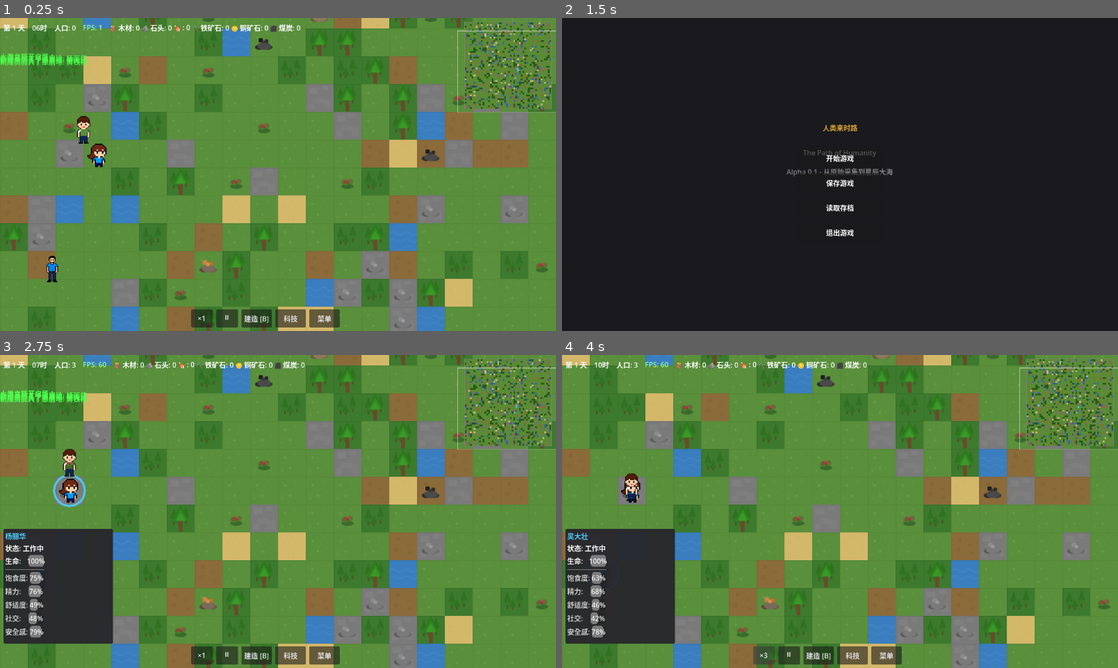
Above: before the commit, frames 1-4 (two rows, left to right).
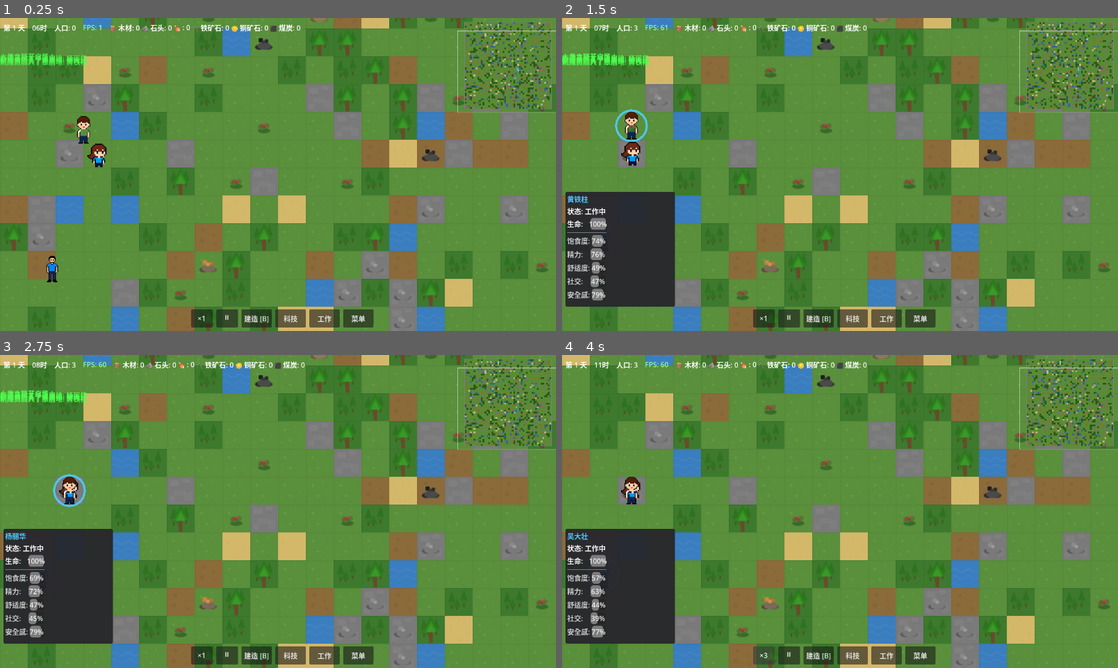
Above: after the commit, the same moments.

Repository: ZhanXuzhao/the-path-of-humanity
Game: Godot game, scene res://scenes/game.tscn
Two runs of this game, one before a commit and one after it. Both use one fixed random seed, a clock stepped at 60 frames per second and the inputs below.
Inputs (mouse positions are in pixels of both pictures, inside the frame that each line leads up to):
- Up to frame 1 (0.25 s): no input
- Up to frame 2 (1.5 s): click (884, 318) at 0.5 s, where only the run after the commit has a clickable "工作"; click (956, 55) at 1.25 s, where only the run after the commit has a clickable "✕"
- Up to frame 3 (2.75 s): click (278, 495) at 2 s, where only the run before the commit has a clickable "开始游戏"
- Up to frame 4 (4 s): click "×1" at 2.75 s; click "×2" at 3.5 s

The runs differ from the first frame. In frame 1, 0.4% of the frame differs, in the area x 57-68%, y 93-99%; in frame 2, 94%, in the area x 0-100%, y 0-100%; in frame 3, 0.7%; in frame 4, 0.6%.

Commit message:
新增角色工作优先级管理面板（RimWorld风格）
- WorkManager (Autoload): 管理9种工作类型的优先级配置
- 工作面板UI: 类似RimWorld的网格表格，点击循环切换优先级
- AI任务分配集成: 根据个人优先级动态分配任务
- 支持存档/读档保存工作优先级配置

Diff:
--- a/project.godot
+++ b/project.godot
@@ -28,6 +28,7 @@
 
 GameManager="*res://scripts/autoload/game_manager.gd"
 ItemDefinitions="*res://resources/item_definitions.gd"
+WorkManager="*res://scripts/autoload/work_manager.gd"
 
 [input]
 
--- a/scenes/game.tscn
+++ b/scenes/game.tscn
@@ -12,6 +12,7 @@
 [ext_resource type="Script" path="res://scripts/ui/tech_panel.gd" id="9_3h2wo"]
 [ext_resource type="PackedScene" path="res://scenes/main_menu.tscn" id="10_kae2"]
 [ext_resource type="Script" path="res://scripts/ui/minimap.gd" id="11_x8m9"]
+[ext_resource type="Script" path="res://scripts/ui/work_panel.gd" id="12_0k7l"]
 
 [sub_resource type="StyleBoxFlat" id="1"]
 content_margin_left = 8.0
@@ -132,6 +133,10 @@
 custom_minimum_size = Vector2(70, 40)
 text = "科技"
 
+[node name="WorkBtn" type="Button" parent="UI/HUD/BottomBar"]
+custom_minimum_size = Vector2(70, 40)
+text = "工作"
+
 [node name="MenuBtn" type="Button" parent="UI/HUD/BottomBar"]
 custom_minimum_size = Vector2(70, 40)
 text = "菜单"
@@ -354,6 +359,54 @@
 
 [node name="TechList" type="VBoxContainer" parent="UI/TechPanel/ScrollContainer"]
 
+[node name="WorkPanel" type="Panel" parent="UI"]
+visible = false
+script = ExtResource("12_0k7l")
+offset_left = 40.0
+offset_top = 60.0
+offset_right = 940.0
+offset_bottom = 660.0
+
+[node name="TitleBar" type="HBoxContainer" parent="UI/WorkPanel"]
+offset_left = 12.0
+offset_top = 8.0
+offset_right = 888.0
+offset_bottom = 36.0
+
+[node name="Title" type="Label" parent="UI/WorkPanel/TitleBar"]
+size_flags_horizontal = 3
+theme_override_constants/minimum_font_size = 18
+theme_override_colors/font_color = Color(0.3, 0.8, 1.0, 1)
+text = "工作优先级"
+
+[node name="CloseBtn" type="Button" parent="UI/WorkPanel/TitleBar"]
+custom_minimum_size = Vector2(30, 30)
+text = "✕"
+
+[node name="ScrollContainer" type="ScrollContainer" parent="UI/WorkPanel"]
+offset_left = 12.0
+offset_top = 44.0
+offset_right = 888.0
+offset_bottom = 580.0
+
+[node name="WorkGrid" type="GridContainer" parent="UI/WorkPanel/ScrollContainer"]
+columns = 10
+offset_left = 0.0
+offset_top = 0.0
+offset_right = 872.0
+offset_bottom = 400.0
+theme_override_constants/h_separation = 2
+theme_override_constants/v_separation = 2
+
+[node name="BottomBar" type="HBoxContainer" parent="UI/WorkPanel"]
+offset_left = 12.0
+offset_top = 588.0
+offset_right = 888.0
+offset_bottom = 620.0
+
+[node name="ResetAllBtn" type="Button" parent="UI/WorkPanel/BottomBar"]
+text = "全部重置为默认"
+
 [node name="Minimap" type="Control" parent="UI"]
 mouse_filter = 0
 script = ExtResource("11_x8m9")
--- /dev/null
+++ b/scenes/ui/work_panel.tscn
@@ -0,0 +1,75 @@
+[gd_scene format=3 uid="uid://dt1b7s52sjwyw"]
+
+[ext_resource type="Script" path="res://scripts/ui/work_panel.gd" id="1_x4c7"]
+
+[sub_resource type="StyleBoxFlat" id="1"]
+content_margin_left = 8.0
+content_margin_top = 8.0
+content_margin_right = 8.0
+content_margin_bottom = 8.0
+bg_color = Color(0.1, 0.1, 0.12, 0.95)
+corner_radius_top_left = 6
+corner_radius_top_right = 6
+corner_radius_bottom_right = 6
+corner_radius_bottom_left = 6
+
+[sub_resource type="StyleBoxFlat" id="2"]
+content_margin_left = 6.0
+content_margin_top = 6.0
+content_margin_right = 6.0
+content_margin_bottom = 6.0
+bg_color = Color(0.15, 0.15, 0.17, 0.95)
+corner_radius_top_left = 4
+corner_radius_top_right = 4
+corner_radius_bottom_right = 4
+corner_radius_bottom_left = 4
+
+[node name="WorkPanel" type="Panel"]
+visible = false
+anchors_preset = 0
+offset_left = 40.0
+offset_top = 60.0
+offset_right = 940.0
+offset_bottom = 660.0
+theme_override_styles/panel = SubResource(1)
+script = ExtResource("1_x4c7")
+
+[node name="TitleBar" type="HBoxContainer" parent="."]
+offset_left = 12.0
+offset_top = 8.0
+offset_right = 888.0
+offset_bottom = 36.0
+
+[node name="Title" type="Label" parent="TitleBar"]
+size_flags_horizontal = 3
+theme_override_constants/minimum_font_size = 18
+theme_override_colors/font_color = Color(0.3, 0.8, 1.0, 1)
+text = "工作优先级"
+
+[node name="CloseBtn" type="Button" parent="TitleBar"]
+custom_minimum_size = Vector2(30, 30)
+text = "✕"
+
+[node name="ScrollContainer" type="ScrollContainer" parent="."]
+offset_left = 12.0
+offset_top = 44.0
+offset_right = 888.0
+offset_bottom = 580.0
+
+[node name="WorkGrid" type="GridContainer" parent="ScrollContainer"]
+columns = 10
+offset_left = 0.0
+offset_top = 0.0
+offset_right = 872.0
+offset_bottom = 400.0
+theme_override_constants/h_separation = 2
+theme_override_constants/v_separation = 2
+
+[node name="BottomBar" type="HBoxContainer" parent="."]
+offset_left = 12.0
+offset_top = 588.0
+offset_right = 888.0
+offset_bottom = 620.0
+
+[node name="ResetAllBtn" type="Button" parent="BottomBar"]
+text = "全部重置为默认"
--- a/scripts/autoload/game_manager.gd
+++ b/scripts/autoload/game_manager.gd
@@ -253,6 +253,7 @@
 		"tech": game.tech_system.to_dict() if game.tech_system else {},
 		"crafting": game.crafting_system.to_dict() if game.crafting_system else {},
 		"settlers": _serialize_settlers(game.settlers),
+		"work_priorities": get_node_or_null("/root/WorkManager").to_dict() if get_node_or_null("/root/WorkManager") else {},
 	}
 
 	var file = FileAccess.open("user://savegame.dat", FileAccess.WRITE)
--- /dev/null
+++ b/scripts/autoload/work_manager.gd
@@ -0,0 +1,209 @@
+# 工作管理器 - Work Manager (Autoload)
+# 管理每个定居者的工作优先级配置，类似 RimWorld 的工作标签页
+extends Node
+
+signal work_priorities_changed(settler_id: String)
+
+# 工作类型定义
+enum WorkType {
+	MINING,         # 采矿
+	WOODCUTTING,    # 伐木
+	CONSTRUCTION,   # 建造
+	CRAFTING,       # 制作
+	COOKING,        # 烹饪
+	FARMING,        # 农业
+	HAULING,        # 搬运
+	RESEARCH,       # 研究
+	COMBAT,         # 战斗
+}
+
+# 工作类型对应的中文名
+const WORK_TYPE_NAMES = {
+	WorkType.MINING: "采矿",
+	WorkType.WOODCUTTING: "伐木",
+	WorkType.CONSTRUCTION: "建造",
+	WorkType.CRAFTING: "制作",
+	WorkType.COOKING: "烹饪",
+	WorkType.FARMING: "农业",
+	WorkType.HAULING: "搬运",
+	WorkType.RESEARCH: "研究",
+	WorkType.COMBAT: "战斗",
+}
+
+# 工作类型对应的技能ID（用于查询定居者技能等级）
+const WORK_TYPE_SKILLS = {
+	WorkType.MINING: "mining",
+	WorkType.WOODCUTTING: "woodcutting",
+	WorkType.CONSTRUCTION: "construction",
+	WorkType.CRAFTING: "crafting",
+	WorkType.COOKING: "cooking",
+	WorkType.FARMING: "farming",
+	WorkType.HAULING: "",
+	WorkType.RESEARCH: "research",
+	WorkType.COMBAT: "combat",
+}
+
+# 工作类型对应的任务类型
+const WORK_TYPE_TASKS = {
+	WorkType.MINING: "HARVEST",
+	WorkType.WOODCUTTING: "HARVEST",
+	WorkType.CONSTRUCTION: "CONSTRUCT",
+	WorkType.CRAFTING: "CRAFT",
+	WorkType.COOKING: "CRAFT",
+	WorkType.FARMING: "HARVEST",
+	WorkType.HAULING: "STORE",
+	WorkType.RESEARCH: "RESEARCH",
+	WorkType.COMBAT: "COMBAT",
+}
+
+# 资源类型到工作类型的映射（用于采集任务）
+const RESOURCE_TO_WORK = {
+	"TREE": WorkType.WOODCUTTING,
+	"STONE_DEPOSIT": WorkType.MINING,
+	"IRON_DEPOSIT": WorkType.MINING,
+	"COPPER_DEPOSIT": WorkType.MINING,
+	"COAL_DEPOSIT": WorkType.MINING,
+	"BERRY_BUSH": WorkType.FARMING,
+}
+
+# 工作类型列表（用于遍历）
+const ALL_WORK_TYPES = [
+	WorkType.MINING,
+	WorkType.WOODCUTTING,
+	WorkType.CONSTRUCTION,
+	WorkType.CRAFTING,
+	WorkType.COOKING,
+	WorkType.FARMING,
+	WorkType.HAULING,
+	WorkType.RESEARCH,
+	WorkType.COMBAT,
+]
+
+# 优先级：0=不做, 1=最高, 2=高, 3=中, 4=低
+# 每个定居者的工作优先级: settler_id -> { WorkType: priority }
+var _priorities: Dictionary = {}
+
+# 默认优先级（所有新定居者使用此配置）
+var default_priorities: Dictionary = {}
+
+func _ready():
+	_init_default_priorities()
+
+func _init_default_priorities():
+	default_priorities = {
+		WorkType.MINING: 3,
+		WorkType.WOODCUTTING: 2,
+		WorkType.CONSTRUCTION: 1,
+		WorkType.CRAFTING: 2,
+		WorkType.COOKING: 3,
+		WorkType.FARMING: 3,
+		WorkType.HAULING: 4,
+		WorkType.RESEARCH: 2,
+		WorkType.COMBAT: 4,
+	}
+
+# -------- 优先级管理 --------
+
+func get_priority(settler_id: String, work_type: int) -> int:
+	"""获取定居者对某工作类型的优先级（0=不做）"""
+	if _priorities.has(settler_id) and _priorities[settler_id].has(work_type):
+		return _priorities[settler_id][work_type]
+	return default_priorities.get(work_type, 0)
+
+func set_priority(settler_id: String, work_type: int, priority: int):
+	"""设置定居者对某工作类型的优先级"""
+	if not _priorities.has(settler_id):
+		_priorities[settler_id] = {}
+	_priorities[settler_id][work_type] = clamp(priority, 0, 4)
+	work_priorities_changed.emit(settler_id)
+
+func set_all_priorities(settler_id: String, priorities: Dictionary):
+	"""批量设置定居者的所有工作优先级"""
+	_priorities[settler_id] = priorities.duplicate()
+	work_priorities_changed.emit(settler_id)
+
+func get_all_priorities(settler_id: String) -> Dictionary:
+	"""获取定居者的所有工作优先级"""
+	if _priorities.has(settler_id):
+		return _priorities[settler_id].duplicate()
+	return default_priorities.duplicate()
+
+func reset_to_default(settler_id: String):
+	"""将定居者的优先级重置为默认值"""
+	_priorities.erase(settler_id)
+	work_priorities_changed.emit(settler_id)
+
+func reset_all():
+	"""重置所有定居者的优先级"""
+	_priorities.clear()
+	work_priorities_changed.emit("")
+
+func remove_settler(settler_id: String):
+	"""移除定居者的优先级设置"""
+	_priorities.erase(settler_id)
+
+# -------- 定居者初始化 --------
+
+func init_settler(settler_id: String):
+	"""为新定居者初始化默认优先级"""
+	if not _priorities.has(settler_id):
+		_priorities[settler_id] = default_priorities.duplicate()
+
+# -------- AI辅助查询 --------
+
+func get_sorted_work_types(settler_id: String) -> Array:
+	"""获取定居者按优先级排序的工作类型列表（优先级越高越靠前）"""
+	var sorted: Array = []
+	var priorities = get_all_priorities(settler_id)
+
+	for wt in ALL_WORK_TYPES:
+		var pri = priorities.get(wt, 0)
+		if pri > 0:
+			sorted.append({"work_type": wt, "priority": pri})
+
+	sorted.sort_custom(func(a, b): return a.priority < b.priority)
+	return sorted
+
+func get_priority_for_task(settler_id: String, task_type: String, resource_type: String = "") -> int:
+	"""根据任务类型获取该定居者对该任务的优先级（0=不做）"""
+	var wt = _task_to_work_type(task_type, resource_type)
+	if wt < 0:
+		return 0
+	return get_priority(settler_id, wt)
+
+func is_task_allowed(settler_id: String, task_type: String, resource_type: String = "") -> bool:
+	"""检查定居者是否允许执行此任务"""
+	return get_priority_for_task(settler_id, task_type, resource_type) > 0
+
+func _task_to_work_type(task_type: String, resource_type: String = "") -> int:
+	"""将任务类型转换为工作类型"""
+	match task_type:
+		"CONSTRUCT":
+			return WorkType.CONSTRUCTION
+		"CRAFT":
+			return WorkType.CRAFTING
+		"STORE":
+			return WorkType.HAULING
+		"RESEARCH":
+			return WorkType.RESEARCH
+		"COMBAT":
+			return WorkType.COMBAT
+		"HARVEST":
+			# 根据资源类型判断
+			if resource_type != "":
+				return RESOURCE_TO_WORK.get(resource_type, WorkType.WOODCUTTING)
+			return WorkType.WOODCUTTING
+		_:
+			return -1
+
+# -------- 序列化 --------
+func to_dict() -> Dictionary:
+	var data = {}
+	for sid in _priorities:
+		data[sid] = _priorities[sid].duplicate()
+	return data
+
+func from_dict(data: Dictionary):
+	_priorities.clear()
+	for sid in data:
+		_priorities[sid] = data[sid].duplicate()
--- a/scripts/core/game.gd
+++ b/scripts/core/game.gd
@@ -98,11 +98,14 @@
 
 func _spawn_initial_settlers():
 	# 创建3个初始定居者
+	var work_manager = get_node_or_null("/root/WorkManager")
 	for i in 3:
 		var settler = Settler.new()
 		settler.position = Vector2(randf_range(300, 500), randf_range(300, 500))
 		add_child(settler)
 		settlers.append(settler)
+		if work_manager:
+			work_manager.init_settler(settler.settler_id)
 		_gm.show_notification("新成员加入了聚居地: %s" % settler.settler_name,
 			3)
 
@@ -322,6 +325,10 @@
 		var tech_panel = get_node_or_null("UI/TechPanel")
 		if tech_panel and tech_panel.visible:
 			tech_panel.visible = false
+			return
+		var work_panel = get_node_or_null("UI/WorkPanel")
+		if work_panel and work_panel.visible:
+			work_panel.visible = false
 			return
 
 		# 无菜单打开时，Esc 打开暂停菜单
@@ -375,6 +382,12 @@
 	if crafting_system and data.has("crafting"):
 		crafting_system.from_dict(data.crafting)
 
+	# 恢复工作优先级
+	if data.has("work_priorities"):
+		var wm = get_node_or_null("/root/WorkManager")
+		if wm:
+			wm.from_dict(data.work_priorities)
+
 	# 恢复定居者
 	if data.has("settlers"):
 		for s_data in data.settlers:
@@ -407,15 +420,17 @@
 			s.update_needs(delta_hours)
 
 func _assign_ai_tasks():
-	"""为所有空闲定居者分配任务（优先级：建造 > 制作 > 采集）"""
+	"""为所有空闲定居者分配任务（使用 WorkManager 的优先级配置）"""
 	var idle_settlers = get_idle_settlers()
 	if idle_settlers.is_empty():
 		return
 
+	var work_manager = get_node_or_null("/root/WorkManager")
+
 	# 收集所有可用任务
 	var tasks = []
 
-	# 1. 建造任务（优先级最高）
+	# 1. 建造任务
 	var uncompleted = building_system.get_uncompleted_buildings() if building_system else []
 	for bld in uncompleted:
 		var data = bld.get_data()
@@ -427,17 +442,16 @@
 			"target_world_pos": center_pixel,
 			"skill": "construction",
 			"work_required": data.work_cost - bld.construction_progress if data else 10.0,
-			"priority": 3,
+			"work_type": WorkManager.WorkType.CONSTRUCTION,
 		})
 
-	# 2. 制作任务（中等优先级）
+	# 2. 制作任务
 	if crafting_system:
 		var pending_jobs = crafting_system.get_pending_crafting_jobs()
 		for job in pending_jobs:
 			var bld = building_system.get_building_at(job.building_pos) if building_system else null
 			if bld == null:
 				continue
-			var data = bld.get_data()
 			var center_pixel = _grid_to_world(bld.grid_pos + bld.get_size() / 2)
 			var recipe = job.get_recipe()
 			tasks.append({
@@ -449,32 +463,40 @@
 				"recipe_id": job.recipe_id,
 				"skill": "crafting",
 				"work_required": recipe.work_time if recipe else 5.0,
-				"priority": 2,
 				"crafting_job": job,
+				"work_type": WorkManager.WorkType.CRAFTING,
 			})
 
-	# 3. 采集任务（低优先级）- 在地图已生成区块中找最近的资源
+	# 3. 采集任务 - 在地图已生成区块中找最近的资源
 	var harvest_tasks = _scan_nearby_resources(idle_settlers)
 	tasks.append_array(harvest_tasks)
 
 	if tasks.is_empty():
 		return
 
-	# 按优先级排序
-	tasks.sort_custom(func(a, b): return a.get("priority", 0) > b.get("priority", 0))
-
-	# 为每个空闲定居者分配最近的最优任务
+	# 为每个空闲定居者分配任务（考虑个人工作优先级）
 	for settler in idle_settlers:
 		if tasks.is_empty():
 			break
 
-		# 找到距离定居者最近的高优先级任务
+		var sid = settler.settler_id
+
+		# 找到该定居者允许做的、距离最近的最高优先级任务
 		var best_task = null
-		var best_dist = INF
+		var best_score = INF
 		var best_idx = -1
 
 		for i in range(tasks.size()):
 			var t = tasks[i]
+
+			# 检查该定居者是否允许做此工作类型
+			if work_manager:
+				var wt = t.get("work_type", -1)
+				if wt >= 0:
+					var priority = work_manager.get_priority(sid, wt)
+					if priority <= 0:
+						continue  # 该定居者不做此类型工作
+
 			# 制作任务需要检查是否有其他定居者已经在做
 			if t.get("type") == "CRAFT":
 				var job = t.get("crafting_job")
@@ -483,10 +505,18 @@
 
 			var task_pos = t.get("target_world_pos", Vector2.ZERO)
 			var dist = settler.position.distance_squared_to(task_pos) if task_pos != Vector2.ZERO else 0
-			# 优先级权重：同一优先级内选最近的
-			var weighted_dist = dist / max(1, t.get("priority", 1))
-			if weighted_dist < best_dist:
-				best_dist = weighted_dist
+
+			# 使用定居者的个人工作优先级计算评分
+			var pri = 1  # 默认最低优先级
+			if work_manager:
+				var wt = t.get("work_type", -1)
+				if wt >= 0:
+					pri = work_manager.get_priority(sid, wt)
+
+			# 评分 = 距离 / 优先级权重 (优先级1权重最高)
+			var weighted_dist = dist / max(0.5, float(5 - pri))
+			if weighted_dist < best_score:
+				best_score = weighted_dist
 				best_task = t
 				best_idx = i
 
@@ -548,6 +578,13 @@
 					world.ResourceNodeType.BERRY_BUSH: "woodcutting",
 				}
 
+				var work_type = WorkManager.WorkType.WOODCUTTING
+				match dep.type:
+					world.ResourceNodeType.STONE_DEPOSIT, world.ResourceNodeType.IRON_DEPOSIT, world.ResourceNodeType.COPPER_DEPOSIT, world.ResourceNodeType.COAL_DEPOSIT:
+						work_type = WorkManager.WorkType.MINING
+					world.ResourceNodeType.BERRY_BUSH:
+						work_type = WorkManager.WorkType.FARMING
+
 				result.append({
 					"id": "harvest_%d_%d" % [global_pos.x, global_pos.y],
 					"type": "HARVEST",
@@ -557,7 +594,7 @@
 					"harvest_item": item_id,
 					"skill": skill_map.get(dep.type, "woodcutting"),
 					"work_required": dep.harvest_time,
-					"priority": 1,
+					"work_type": work_type,
 				})
 
 	return result
--- a/scripts/ui/hud.gd
+++ b/scripts/ui/hud.gd
@@ -15,6 +15,7 @@
 @onready var pause_btn: Button = $BottomBar/PauseBtn
 @onready var build_menu_btn: Button = $BottomBar/BuildBtn
 @onready var tech_btn: Button = $BottomBar/TechBtn
+@onready var work_btn: Button = $BottomBar/WorkBtn
 @onready var menu_btn: Button = $BottomBar/MenuBtn
 
 # 定居者信息面板
@@ -66,6 +67,8 @@
 		build_menu_btn.text = "建造 [B]"
 	if tech_btn:
 		tech_btn.pressed.connect(_on_tech_pressed)
+	if work_btn:
+		work_btn.pressed.connect(_on_work_pressed)
 	if menu_btn:
 		menu_btn.pressed.connect(_on_menu_pressed)
 
@@ -286,6 +289,13 @@
 	if tech_panel:
 		tech_panel.visible = not tech_panel.visible
 
+func _on_work_pressed():
+	var work_panel = get_node_or_null("/root/Game/UI/WorkPanel")
+	if work_panel:
+		work_panel.visible = not work_panel.visible
+		if work_panel.visible:
+			work_panel._rebuild_grid()
+
 func _on_menu_pressed():
 	"""菜单按钮：打开游戏中暂停菜单"""
 	var main_menu = get_node_or_null("/root/Game/UI/MainMenu")
--- /dev/null
+++ b/scripts/ui/work_panel.gd
@@ -0,0 +1,187 @@
+# 工作优先级面板 - Work Panel
+# 类似 RimWorld 的工作标签页，设置每个定居者的工作优先级
+extends Panel
+class_name WorkPanel
+
+const WorkManagerScript = preload("res://scripts/autoload/work_manager.gd")
+
+@onready var work_grid: GridContainer = $ScrollContainer/WorkGrid
+@onready var close_btn: Button = $TitleBar/CloseBtn
+@onready var reset_all_btn: Button = $BottomBar/ResetAllBtn
+
+var _work_manager
+var _settler_priority_btns: Dictionary = {}  # settler_id -> { work_type -> Button }
+var _header_labels: Array = []
+
+# 优先级颜色
+const PRIORITY_COLORS = {
+	0: Color(0.35, 0.35, 0.35),  # 禁用 - 灰色
+	1: Color(0.2, 0.8, 1.0),     # 最高 - 青色
+	2: Color(0.3, 1.0, 0.3),     # 高 - 绿色
+	3: Color(1.0, 1.0, 0.2),     # 中 - 黄色
+	4: Color(1.0, 0.5, 0.2),     # 低 - 橙色
+}
+
+const PRIORITY_LABELS = {
+	0: "",
+	1: "1",
+	2: "2",
+	3: "3",
+	4: "4",
+}
+
+func _ready():
+	_work_manager = get_node("/root/WorkManager")
+
+	close_btn.pressed.connect(func(): visible = false)
+	reset_all_btn.pressed.connect(_on_reset_all)
+
+	# 监听工作优先级变化
+	_work_manager.work_priorities_changed.connect(_on_priorities_changed)
+
+	# 监听定居者变化
+	var game = get_node_or_null("/root/Game")
+	if game:
+		game.settler_selected.connect(_refresh)
+
+	visible = false
+
+func _refresh(_unused = null):
+	"""刷新整个面板"""
+	_rebuild_grid()
+
+func _rebuild_grid():
+	"""重建工作优先级表格"""
+	# 清空网格
+	for child in work_grid.get_children():
+		child.queue_free()
+	_settler_priority_btns.clear()
+	_header_labels.clear()
+
+	var game = get_node_or_null("/root/Game")
+	if not game:
+		return
+
+	var settlers = game.settlers
+	if settlers.is_empty():
+		var empty_label = Label.new()
+		empty_label.text = "  没有定居者"
+		empty_label.add_theme_color_override("font_color", Color(0.6, 0.6, 0.6))
+		work_grid.add_child(empty_label)
+		return
+
+	# 第一行：左上角空白 + 工作类型列标题
+	var corner_label = Label.new()
+	corner_label.text = "  角色 \\ 工作"
+	corner_label.custom_minimum_size = Vector2(120, 28)
+	corner_label.add_theme_color_override("font_color", Color(0.7, 0.7, 0.7))
+	corner_label.add_theme_constant_override("minimum_font_size", 12)
+	work_grid.add_child(corner_label)
+
+	# 添加每个工作类型的列标题
+	for wt in WorkManager.ALL_WORK_TYPES:
+		var header = Button.new()
+		header.text = WorkManager.WORK_TYPE_NAMES.get(wt, "?")
+		header.custom_minimum_size = Vector2(72, 28)
+		header.disabled = true
+		header.add_theme_color_override("font_color", Color(0.8, 0.8, 0.8))
+		header.add_theme_constant_override("minimum_font_size", 11)
+		work_grid.add_child(header)
+
+	# 每行：定居者名称 + 各工作类型的优先级按钮
+	for s in settlers:
+		if not is_instance_valid(s):
+			continue
+
+		var sid = s.settler_id
+		_work_manager.init_settler(sid)
+
+		# 初始化该定居者的按钮字典
+		if not _settler_priority_btns.has(sid):
+			_settler_priority_btns[sid] = {}
+
+		# 定居者名称
+		var name_label = Label.new()
+		name_label.text = "  " + s.settler_name
+		name_label.custom_minimum_size = Vector2(120, 30)
+		name_label.add_theme_constant_override("minimum_font_size", 12)
+		# 如果选中了此定居者，高亮名字
+		if game.selected_settler == s:
+			name_label.add_theme_color_override("font_color", Color(0.3, 0.8, 1.0))
+		work_grid.add_child(name_label)
+
+		# 该定居者的优先级
+		var priorities = _work_manager.get_all_priorities(sid)
+
+		for wt in WorkManager.ALL_WORK_TYPES:
+			var pri = priorities.get(wt, 0)
+			var btn = Button.new()
+			btn.custom_minimum_size = Vector2(72, 30)
+			btn.text = PRIORITY_LABELS.get(pri, "")
+			btn.add_theme_color_override("font_color", PRIORITY_COLORS.get(pri, Color.WHITE))
+			btn.add_theme_constant_override("minimum_font_size", 13)
+			btn.tooltip_text = WorkManager.WORK_TYPE_NAMES.get(wt, "?")
+
+			# 点击循环切换优先级 0->1->2->3->4->0
+			var settler_ref = s
+			var work_type = wt
+			btn.pressed.connect(_on_priority_btn_pressed.bind(sid, work_type, btn))
+
+			work_grid.add_child(btn)
+			_settler_priority_btns[sid][wt] = btn
+
+func _on_priority_btn_pressed(settler_id: String, work_type: int, btn: Button):
+	"""点击优先级按钮：循环切换 0->1->2->3->4->0"""
+	var current = _work_manager.get_priority(settler_id, work_type)
+	var next_pri = (current + 1) % 5  # 0->1->2->3->4->0
+	_work_manager.set_priority(settler_id, work_type, next_pri)
+	_update_btn_visual(btn, next_pri)
+
+func _update_btn_visual(btn: Button, priority: int):
+	"""更新按钮的显示和颜色"""
+	btn.text = PRIORITY_LABELS.get(priority, "")
+	btn.add_theme_color_override("font_color", PRIORITY_COLORS.get(priority, Color.WHITE))
+
+func _on_priorities_changed(_settler_id: String):
+	"""当优先级变更时刷新显示"""
+	# 不需要完全重建，只更新视觉
+	for sid in _settler_priority_btns:
+		var priorities = _work_manager.get_all_priorities(sid)
+		for wt in WorkManager.ALL_WORK_TYPES:
+			if _settler_priority_btns[sid].has(wt):
+				var btn = _settler_priority_btns[sid][wt]
+				var pri = priorities.get(wt, 0)
+				_update_btn_visual(btn, pri)
+
+func _on_reset_all():
+	"""重置所有定居者的优先级为默认值"""
+	if _work_manager:
+		_work_manager.reset_all()
+		_rebuild_grid()
+
+func _process(_delta):
+	# 面板显示时定时刷新定居者列表（检测新定居者加入）
+	if visible and Engine.get_physics_frames() % 120 == 0:
+		_check_settler_changes()
+
+func _check_settler_changes():
+	"""检查定居者列表是否有变化，有则重建网格"""
+	var game = get_node_or_null("/root/Game")
+	if not game:
+		return
+
+	var current_count = 0
+	for s in game.settlers:
+		if is_instance_valid(s):
+			current_count += 1
+
+	# 简单的计数检查，不精确但足够
+	var grid_count = 0
+	for child in work_grid.get_children():
+		if child is Button or child is Label:
+			grid_count += 1
+
+	# 每行有 1(名字) + 9(工作类型) = 10 个控件，减去标题行
+	var expected_rows = (grid_count - 10) / 10 + 1 if grid_count >= 10 else 0
+	if expected_rows != current_count:
+		_rebuild_grid()
Not shown: 1 places in scenes/game.tscn that only renumber resources
Not shown, added: scripts/autoload/work_manager.gd.uid
Not shown, added: scripts/ui/minimap.gd.uid
Not shown, added: scripts/ui/work_panel.gd.uid
